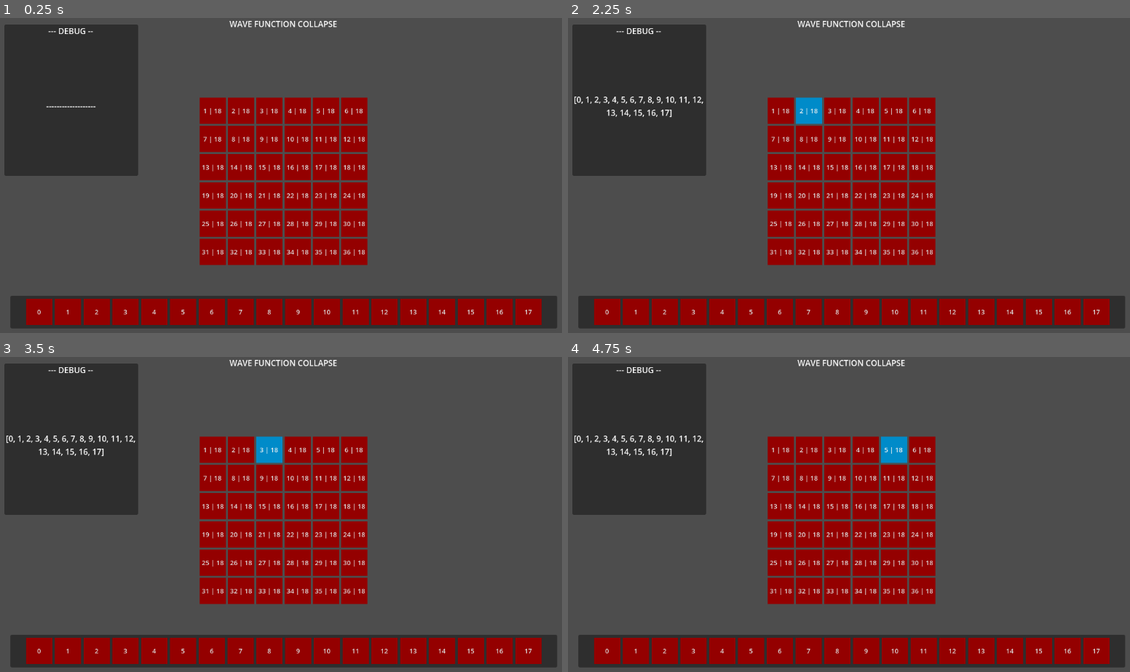
Above: before the commit, frames 1-4 (two rows, left to right).
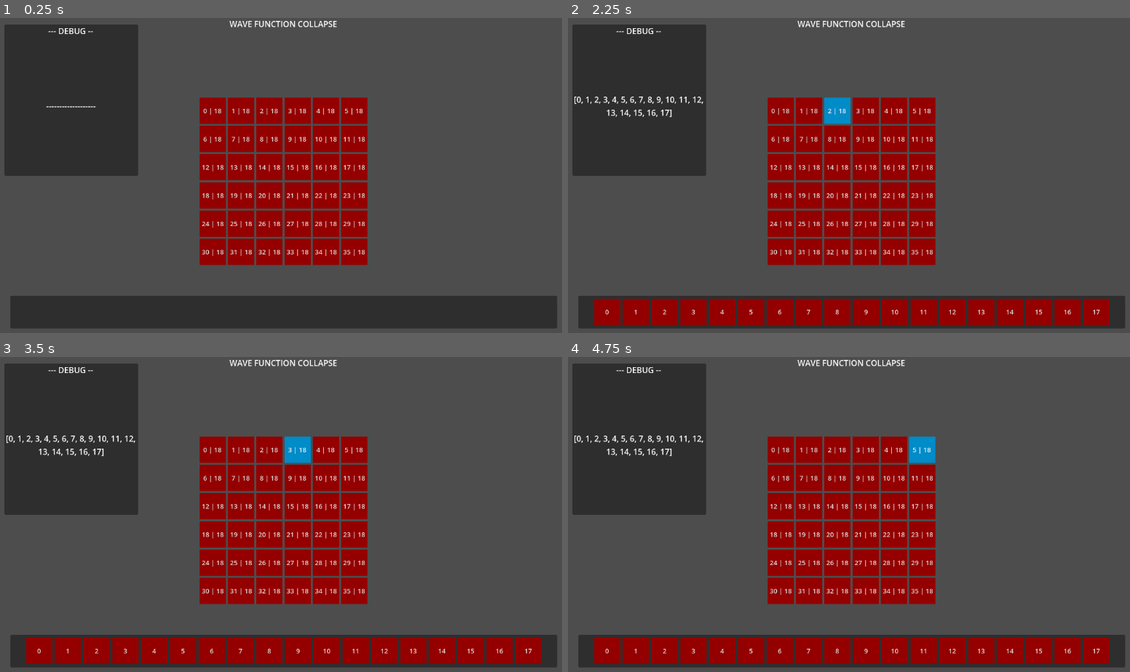
Above: after the commit, the same moments.

Repository: Sketh14/WaveFuncCollapse
Game: Godot game, scene res://Scenes/Main02.tscn
Two runs of this game, one before a commit and one after it. Both use one fixed random seed, a clock stepped at 60 frames per second and the inputs below.
Inputs (mouse positions are in pixels of both pictures, inside the frame that each line leads up to):
- Up to frame 1 (0.25 s): no input
- Up to frame 2 (2.25 s): click "1 | 18" at 0.5 s; click (781, 109) at 1.25 s, where only the run after the commit has a clickable "0 | 18"; click "2 | 18" at 2 s
- Up to frame 3 (3.5 s): click "3 | 18" at 2.75 s
- Up to frame 4 (4.75 s): click "4 | 18" at 3.5 s; click "5 | 18" at 4.25 s

The runs differ from the first frame. In frame 1, 7.3% of the frame differs, in the area x 4-97%, y 28-98%; in frame 2, 1.1%; in frame 3, 1.1%; in frame 4, 1.1%.

Commit message:
Changing Tile offsets | Deactivating previous available tiles
- Scripts
	(-) MainUIController_1
		[=] Deactivating previous selected tile buttons before activating for current available tiles list
		[=] Changing logic to remove offset
- Scene
	(-) Main02
		[=] Changing tileBts index with their tileIDs

Diff:
--- a/Scenes/Main02.tscn
+++ b/Scenes/Main02.tscn
@@ -47,6 +47,9 @@
 grow_vertical = 2
 columns = 6
 
+[node name="Button_0" parent="MainUI_Control/GridContainer_1" instance=ExtResource("1_w1yuo")]
+layout_mode = 2
+
 [node name="Button_1" parent="MainUI_Control/GridContainer_1" instance=ExtResource("1_w1yuo")]
 layout_mode = 2
 text = "1"
@@ -221,11 +224,6 @@
 layout_mode = 2
 text = "35"
 tileID = 35
-
-[node name="Button_36" parent="MainUI_Control/GridContainer_1" instance=ExtResource("1_w1yuo")]
-layout_mode = 2
-text = "36"
-tileID = 36
 
 [node name="Debug_Panel" type="Panel" parent="MainUI_Control"]
 layout_mode = 1
--- a/Scripts/UI/MainUIController_1.gd
+++ b/Scripts/UI/MainUIController_1.gd
@@ -5,10 +5,12 @@
 
 var waveFunctionHandler: WaveFunctionCollapse2
 var selectedTileIndexInMap = 0
+# var mainTileSelected = false
 
 func _ready():
 	waveFunctionHandler = get_tree().get_root().get_node(UniversalConstants.waveFunctionScriptPath) as WaveFunctionCollapse2
 	InitializeButtons()
+	DisableAllTiles()
 
 # https://docs.godotengine.org/en/stable/classes/class_callable.html
 func InitializeButtons():
@@ -24,10 +26,25 @@
 func DisableAllTiles():
 	var btArrSize = selectedTilesBts.size()
 	for i in btArrSize:
+		# print("Disabling Tile : " + str(i))
 		selectedTilesBts[i].visible = false
 
 func SetCurrentAndShowAvailableTiles(tileID: int):
 	# print("Tile ID to check : " + str(tileID))
 	# Offset by 1 for buttons ID
-	selectedTileIndexInMap = tileID - 1
+	selectedTileIndexInMap = tileID
 	debugLabel.text = str(waveFunctionHandler.tileMap[selectedTileIndexInMap].tilesAvailable)
+
+	var availableTilesIndex = 0
+	var btTilesIndex = 0
+	var btArrSize = selectedTilesBts.size()
+	var availableTilesCount = waveFunctionHandler.tileMap[selectedTileIndexInMap].tilesAvailable.size()
+	while btTilesIndex != btArrSize:
+		if (availableTilesIndex < availableTilesCount &&
+			waveFunctionHandler.tileMap[selectedTileIndexInMap].tilesAvailable[availableTilesIndex] == btTilesIndex):
+			selectedTilesBts[btTilesIndex].visible = true
+			availableTilesIndex += 1
+			btTilesIndex += 1
+		else:
+			selectedTilesBts[btTilesIndex].visible = false
+			btTilesIndex += 1
--- a/Scripts/UI_Alt/WaveFunctionCollapse2.gd
+++ b/Scripts/UI_Alt/WaveFunctionCollapse2.gd
@@ -27,7 +27,7 @@
 func SetCurrentAndShowAvailableTiles(tileID: int):
 	# print("Tile ID to check : " + str(tileID))
 	# Offset by 1 for buttons ID
-	debugLabel.text = str(tileMap[tileID - 1].tilesAvailable)
+	debugLabel.text = str(tileMap[tileID].tilesAvailable)
 
 func LoadAdjacencyJson():
 	if not FileAccess.file_exists(UniversalConstants.adjacencyJsonPath):
@@ -49,6 +49,16 @@
 		# Really don't want to do this here
 		for valY in tilesListSize:
 			tileCell.tilesAvailable.append(valY)
+			"""
+			# Testing
+				if valX != 3:
+					tileCell.tilesAvailable.append(valY)
+				else:
+					if (valY % 3) == 0:
+						# print("Adding tile : " + str(valY))
+						tileCell.tilesAvailable.append(valY)
+			"""
+
 	tileDataInitialized_sig.emit()
 
 	"""
@@ -76,7 +86,6 @@
 	# CreateTile(valToSet, coOrdX, coOrdY)
 
 	#Set the first 4 adjacent tiles in the immediate vicinity of the current set tile
-	# SetTilesToCheckData1(coOrdX, coOrdY)
 	SetTilesToCheckData2(tileMapIndex)
 
 	"""
@@ -100,8 +109,7 @@
 	# var currentIndex1D = (gridDimension.x * coOrdX) + coOrdY
 	var coOrdX = tileMapIndex / gridDimension.x
 	var coOrdY = tileMapIndex - (coOrdX * gridDimension.x)
-	print("Setting Tile Data|  X[" + str(coOrdX) + "], Y[" + str(coOrdY) + "]")
-	return
+	print("Setting Tile Data | tileMapIndex : " + str(tileMapIndex) + " | X[" + str(coOrdX) + "], Y[" + str(coOrdY) + "]")
 
 	var tempTileData
 
Not shown, changed: Logs.txt
